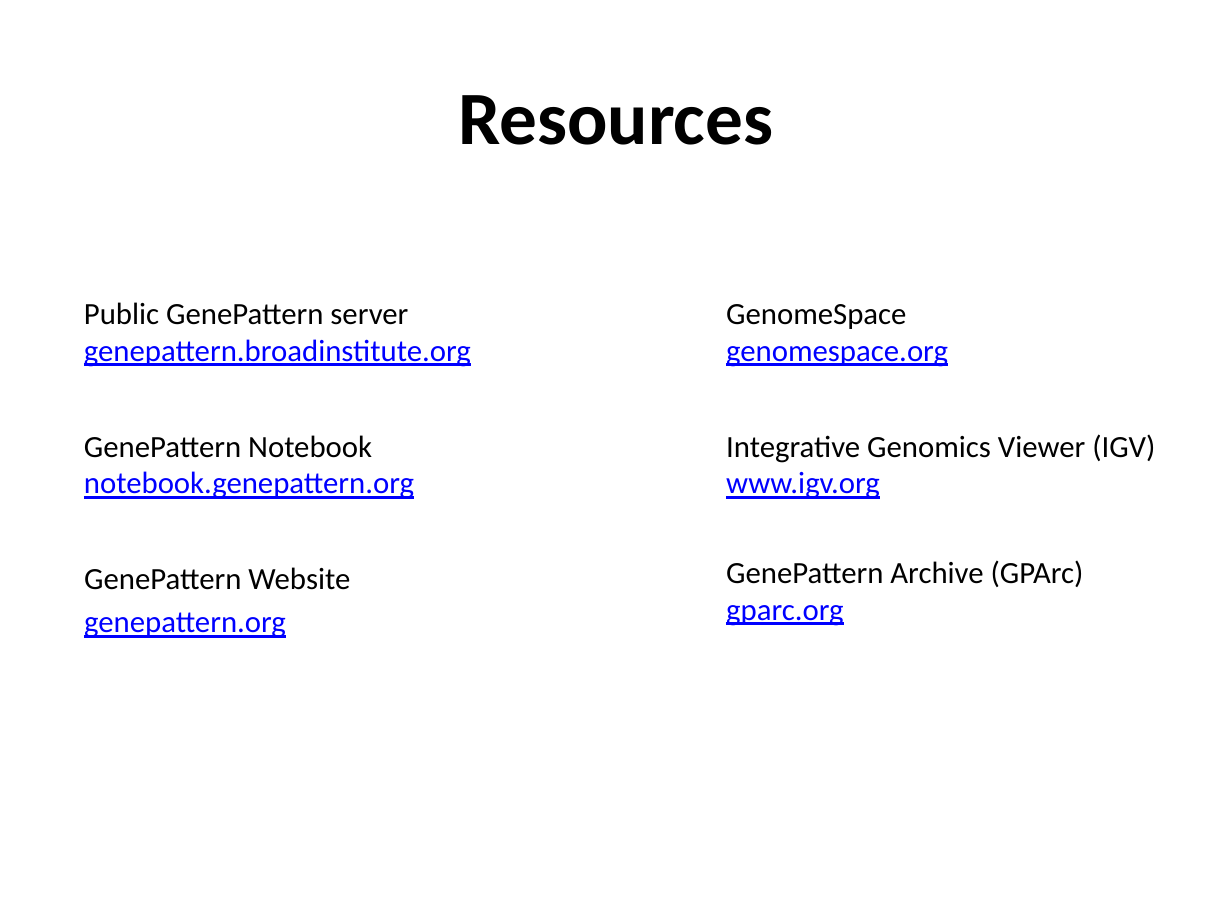
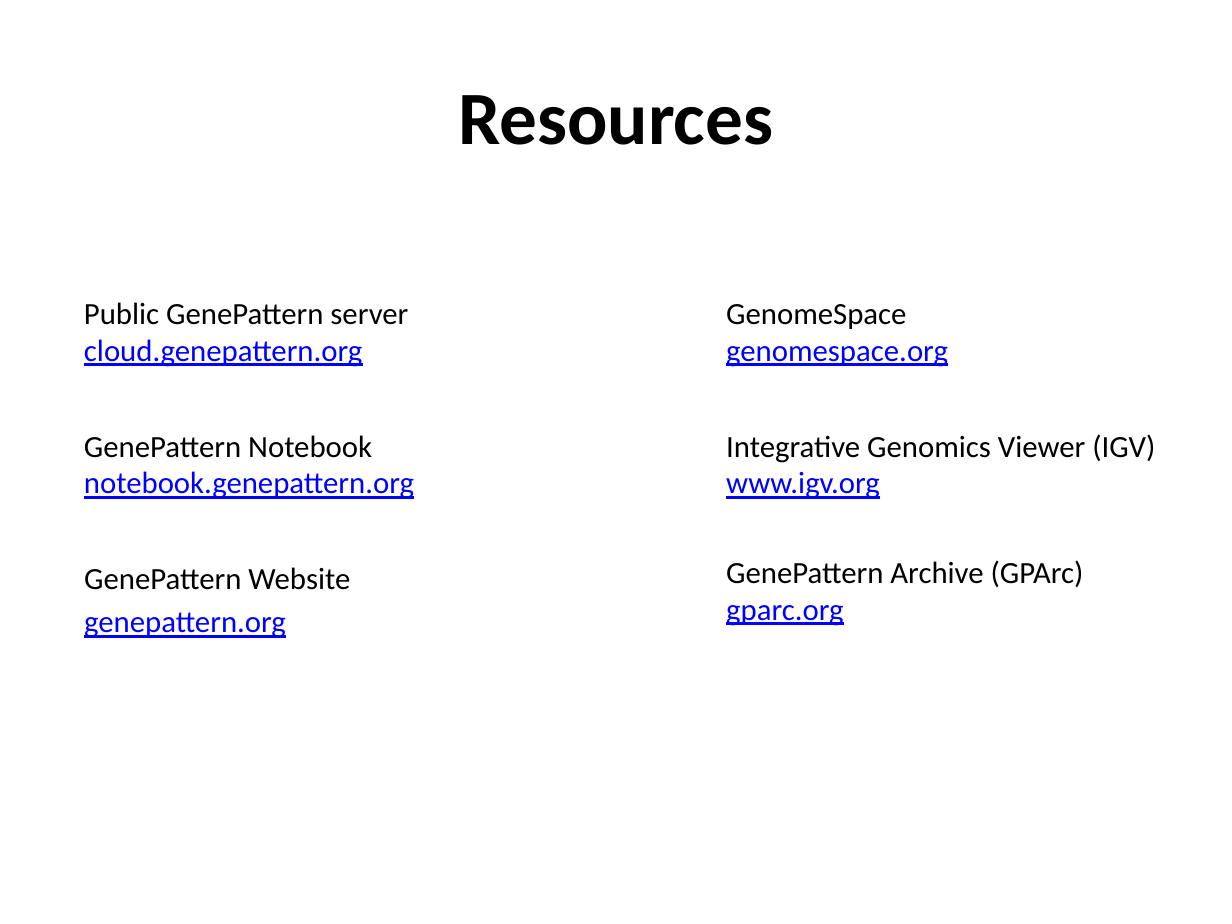
Before and after one commit to genepattern/tutorial-materials, a slide deck: slide 2 of BU_MolBio_RNAseq_in_GP_workshop/slides/2019-04-04_07_GPWorkshop_Closing.pptx. Drawn at 1232x924 pixels with LibreOffice and Linux fonts; fonts in the diff are those of the drawing. Boxes give left, top, right and bottom in pixels: in the first picture for what was removed or moved away, otherwise in the second. Text is boxed around its words. In the diff, an @@ line names an element or a change of style, - is before the commit and + after.

```diff
--- a/BU_MolBio_RNAseq_in_GP_workshop/slides/2019-04-04_07_GPWorkshop_Closing.pptx
+++ b/BU_MolBio_RNAseq_in_GP_workshop/slides/2019-04-04_07_GPWorkshop_Closing.pptx
@@ text at (84, 339, 362, 367): text changed @@
-genepattern.broadinstitute.org
+cloud.genepattern.org
```
Also in this commit, not shown: 2 other slides changed.
